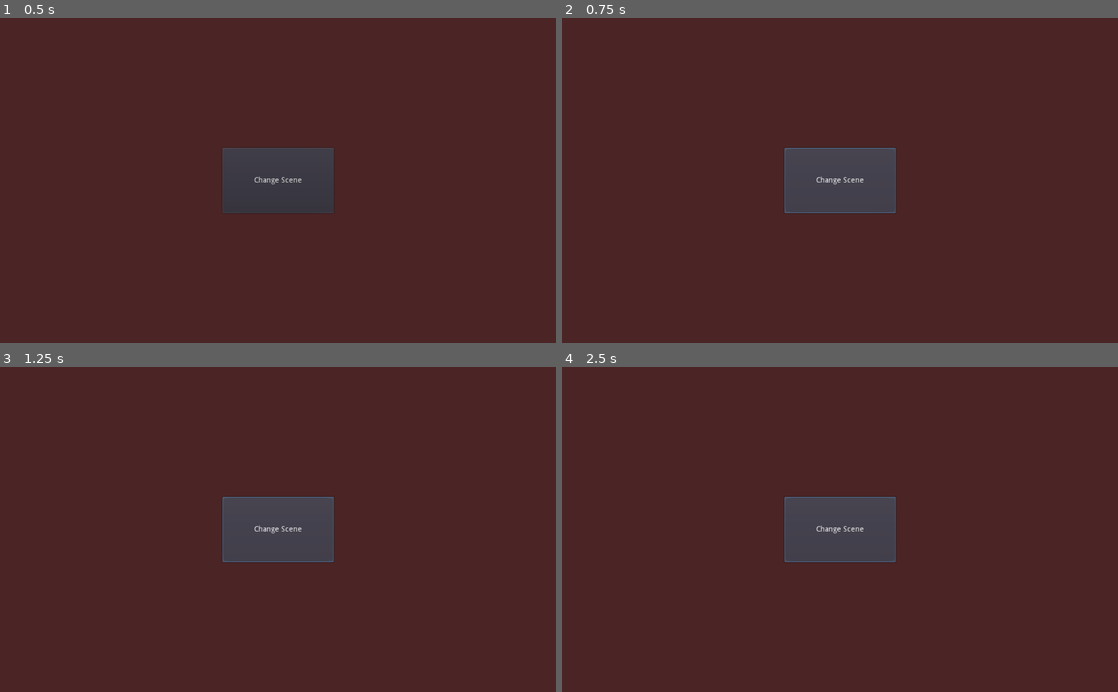
Above: before the commit, frames 1-4 (two rows, left to right).
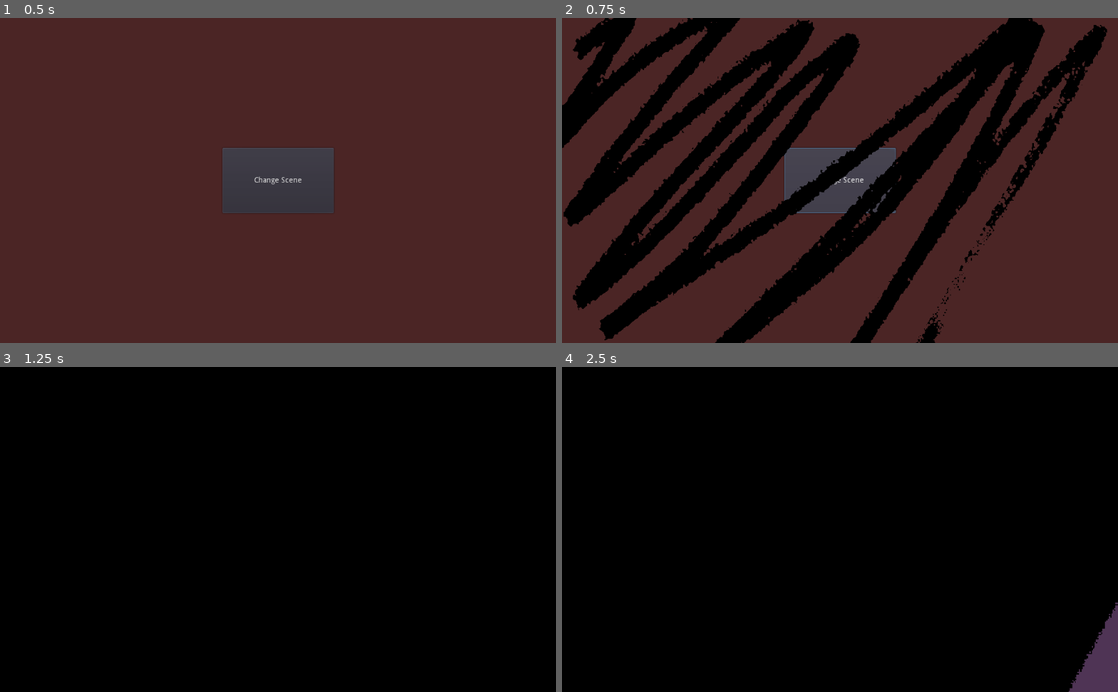
Above: after the commit, the same moments.

Repository: glass-brick/Scene-Manager
Game: Godot game, scene res://demo/test.tscn
The game is run twice, just before and just after one commit, with the same random seed, the same clock (stepped at 60 frames per second) and the same inputs.
Inputs:
- Up to frame 1 (0.5 s): no input
- Up to frame 2 (0.75 s): click "Change Scene" at 0.5 s
- Up to frame 3 (1.25 s): no input
- Up to frame 4 (2.5 s): click "Change Scene" at 1.25 s; click "Change Scene" at 2 s

Frame 1 is identical in both runs. In frame 2, 34% of the frame differs, in the area x 0-99%, y 0-100%; in frame 3, 100%, in the area x 0-100%, y 0-100%; in frame 4, 100%.
Error before the commit: Parse Error: The identifier "SceneManager" isn't declared in the current scope. (res://demo/test.gd:5)

Commit message:
initial inspector plugin design

Diff:
--- a/project.godot
+++ b/project.godot
@@ -14,6 +14,14 @@
 run/main_scene="res://demo/test.tscn"
 config/icon="res://logo.png"
 
+[autoload]
+
+SceneManager="*res://addons/scene_manager/SceneManager.tscn"
+
+[editor_plugins]
+
+enabled=PoolStringArray( "res://addons/scene_manager/plugin.cfg" )
+
 [physics]
 
 common/enable_pause_aware_picking=true
Not shown, added: addons/scene_manager/NodeFlagsInspector.tscn
Not shown, changed: addons/scene_manager/NodeFlagsInspectorPlugin.gd
